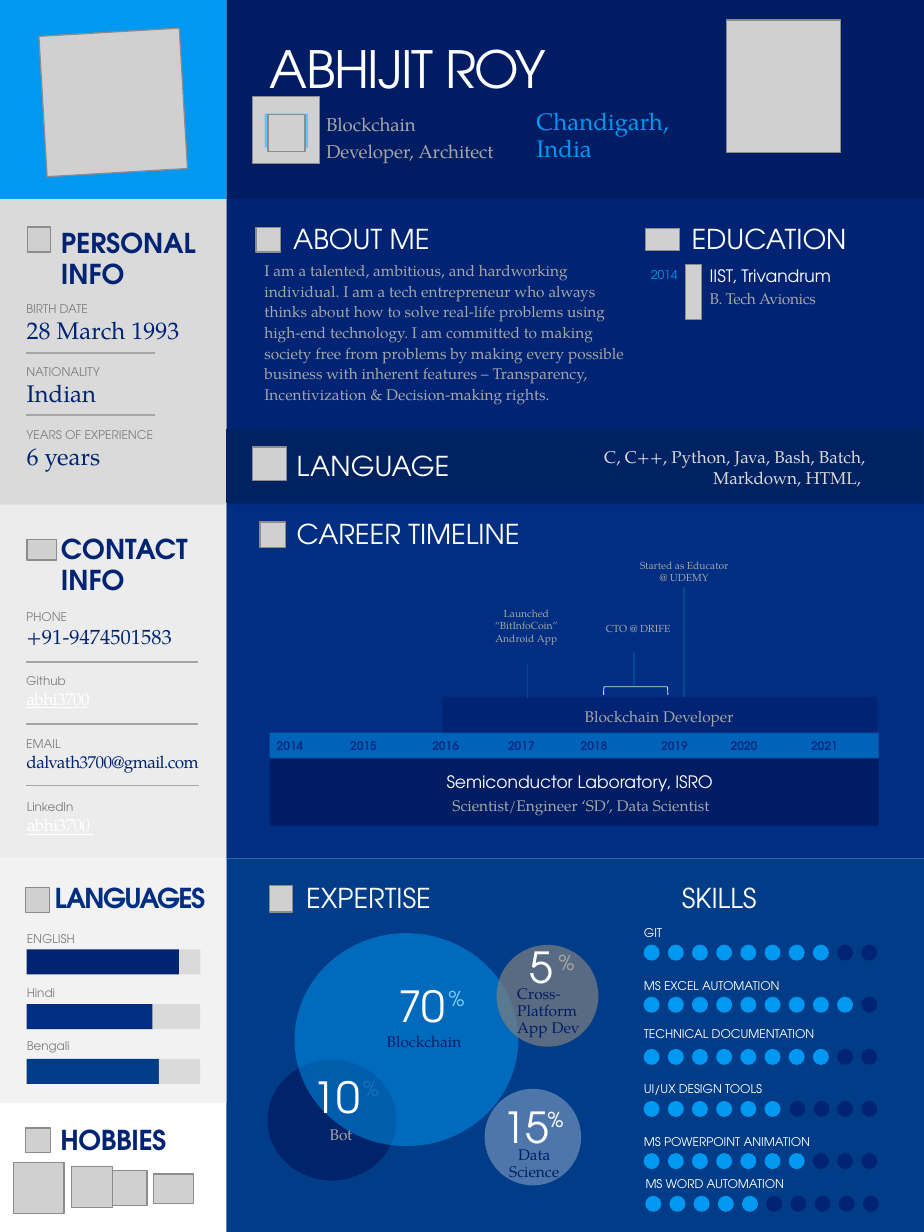
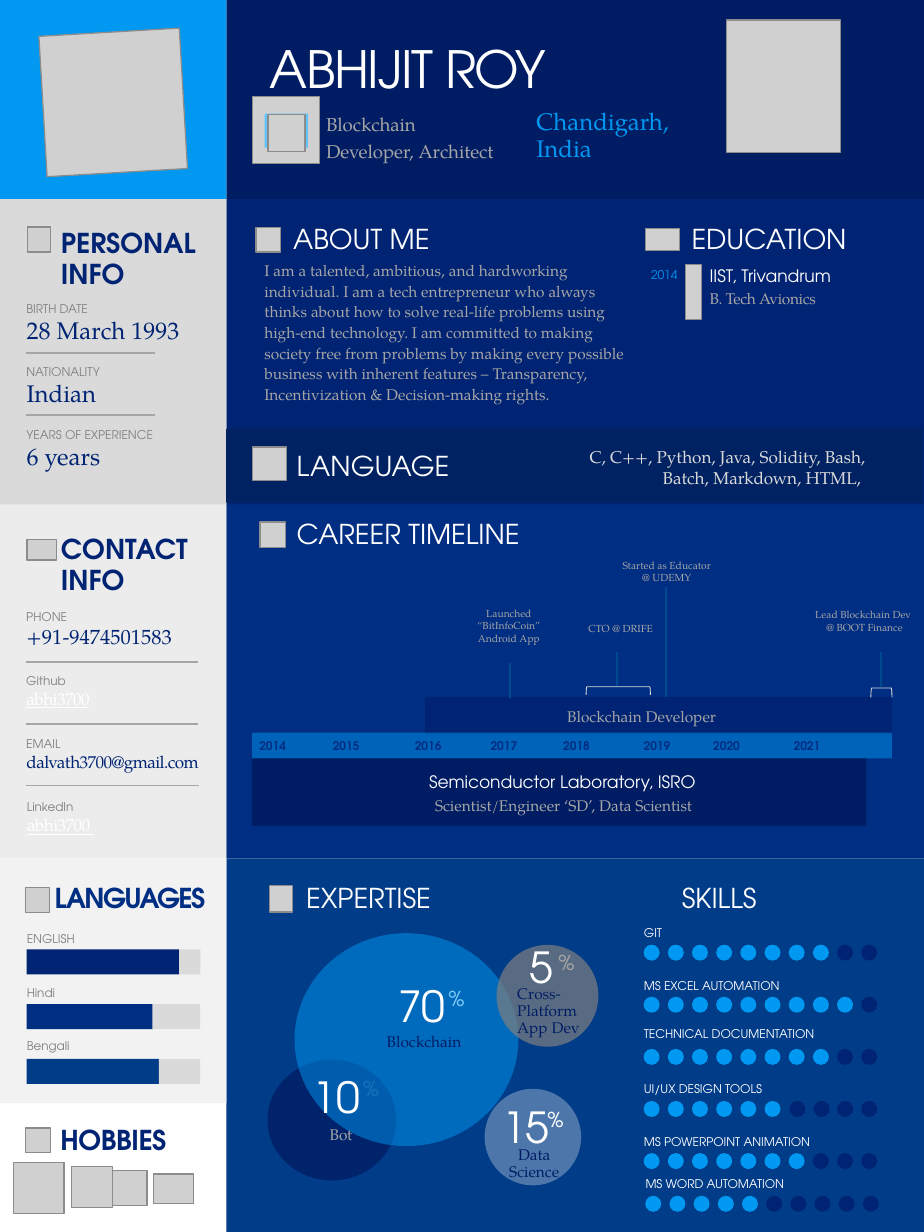
Before and after one commit to abhi3700/my_resume, a slide deck: slide 1 of my_resume.pptx. Drawn at 924x1232 pixels with LibreOffice and Linux fonts; fonts in the diff are those of the drawing; grey boxes stand for pictures; background and template pictures are left out. Boxes give left, top, right and bottom in pixels: in the first picture for what was removed or moved away, otherwise in the second. Text is boxed around its words. In the diff, an @@ line names an element or a change of style, - is before the commit and + after.

Commit message:
resume updated
- SNI Hack 21 added
- Solidity lang added

```diff
--- a/my_resume.pptx
+++ b/my_resume.pptx
@@ text at [590, 450, 865, 487]: text changed @@
-C, C++, Python, Java, Bash, Batch, Markdown, HTML,
+C, C++, Python, Java, Solidity, Bash, Batch, Markdown, HTML,
@@ 6 texts: place and size @@
-6 texts at [277, 561, 728, 816]
+6 texts at [259, 561, 710, 816]
@@ text added at [815, 610, 912, 631], 6 pt, text #A6A6A6 @@
+Lead Blockchain Dev
+@ BOOT Finance
@@ line added from (881, 652) to (881, 686), #00498F 1 pt @@
@@ 8 texts, 3 lines, 1 right bracket: place and size @@
-8 texts, 3 lines, 1 right bracket at [432, 586, 838, 792]
+8 texts, 3 lines, 1 right bracket at [415, 586, 821, 792]
@@ right bracket added at [872, 688, 893, 698], outline #D9D9D9 0.5 pt @@
@@ rectangle: place and size @@
-rectangle at [442, 697, 877, 736]
+rectangle at [425, 697, 892, 736]
@@ rectangle: place and size @@
-rectangle at [270, 733, 878, 759]
+rectangle at [253, 733, 892, 759]
@@ rectangle: place and size @@
-rectangle at [270, 758, 878, 825]
+rectangle at [253, 758, 867, 825]
```
Also in this commit, not shown: 1 other slide changed, 1 other file.
